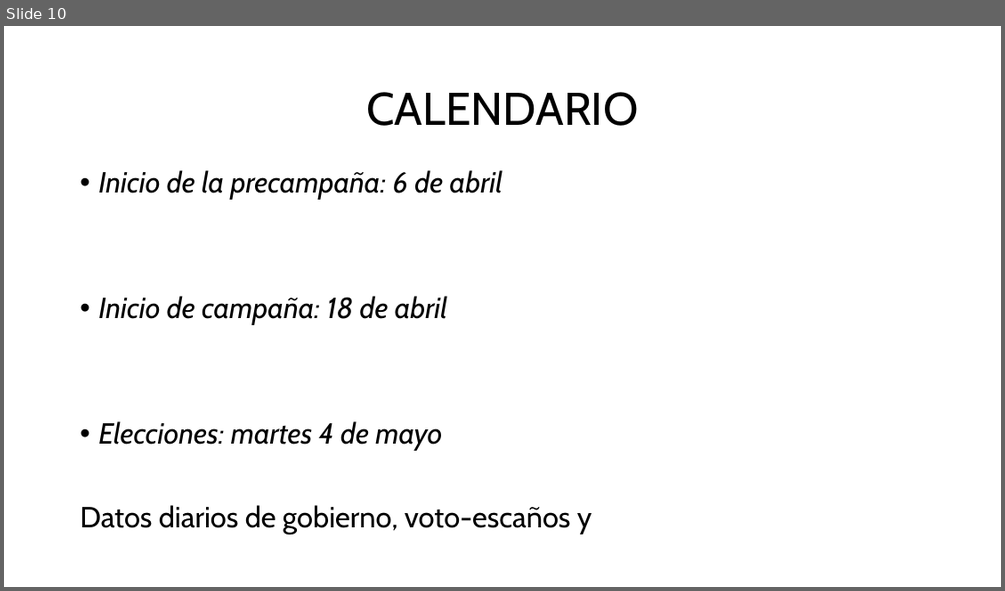
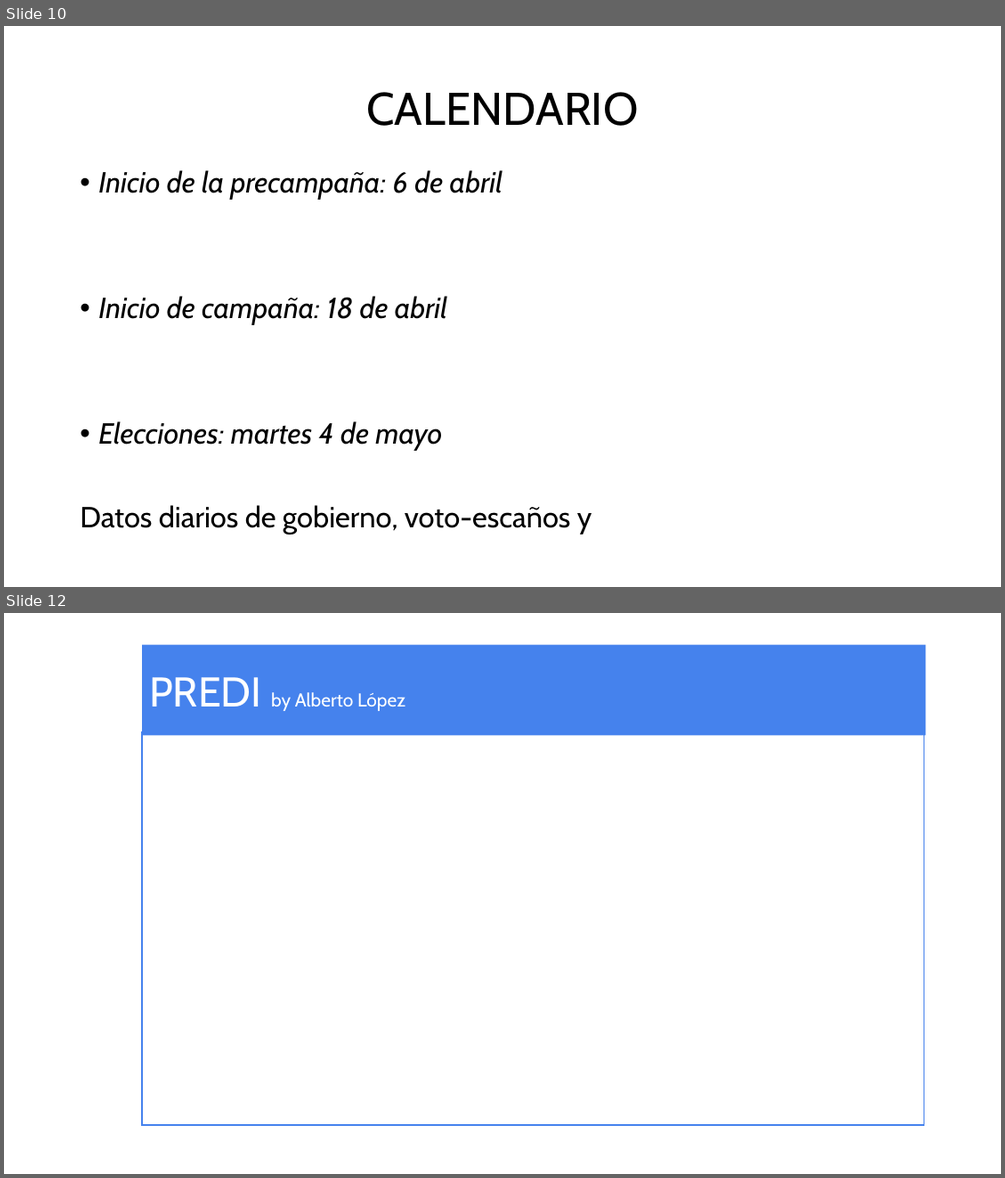
Before and after one commit to aloport/predi_madrid, a slide deck: reunion_2_ep.pptx. Shown one above the other, each under a label of ours: slide 10 before the commit, slides 10 and 12 after it; the slides between them are not shown. The pictures are 1005x591 and 1005x1178 pixels, drawn with LibreOffice and Linux fonts; fonts in the diff are those of the drawing. Boxes give left, top, right and bottom in pixels: in the first picture for what was removed or moved away, otherwise in the second. Text is boxed around its words. In the diff, an @@ line names an element or a change of style, - is before the commit and + after.

```diff
--- a/reunion_2_ep.pptx
+++ b/reunion_2_ep.pptx
@@ slide 12 added at [4,613,1001,1174], background #FFFFFF @@
@@ rectangle added at [142,644,926,735], fill #4582ED, 18 pt, text #FFFFFF @@
+PREDI by Alberto López
@@ rectangle added at [142,732,924,1126], outline #4582ED 1 pt @@
```
Also in this commit, not shown: 1 slide changed, 15 other files.
